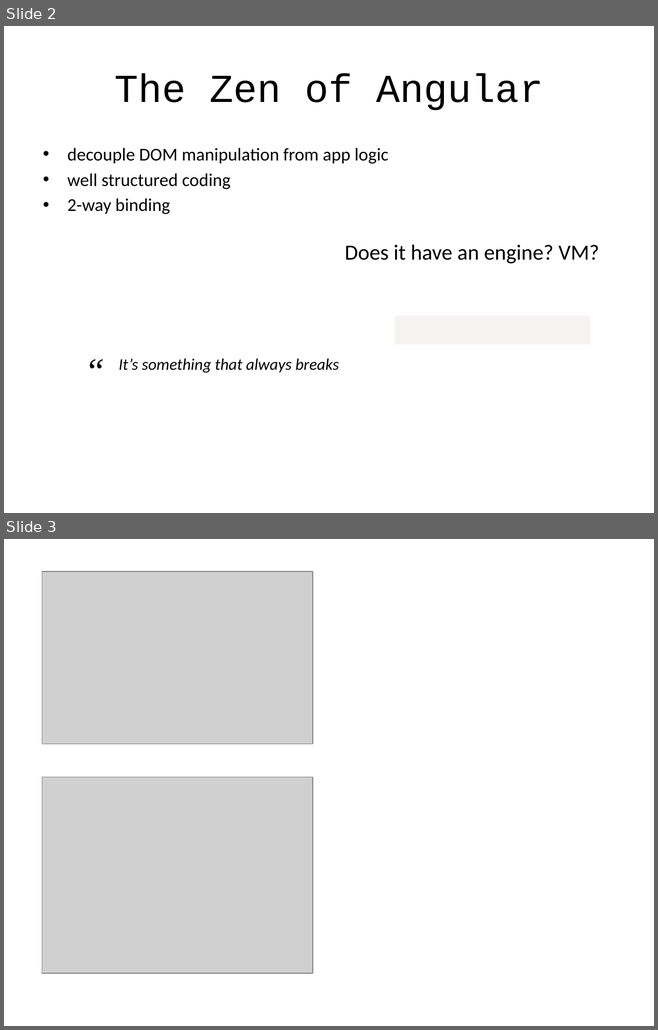
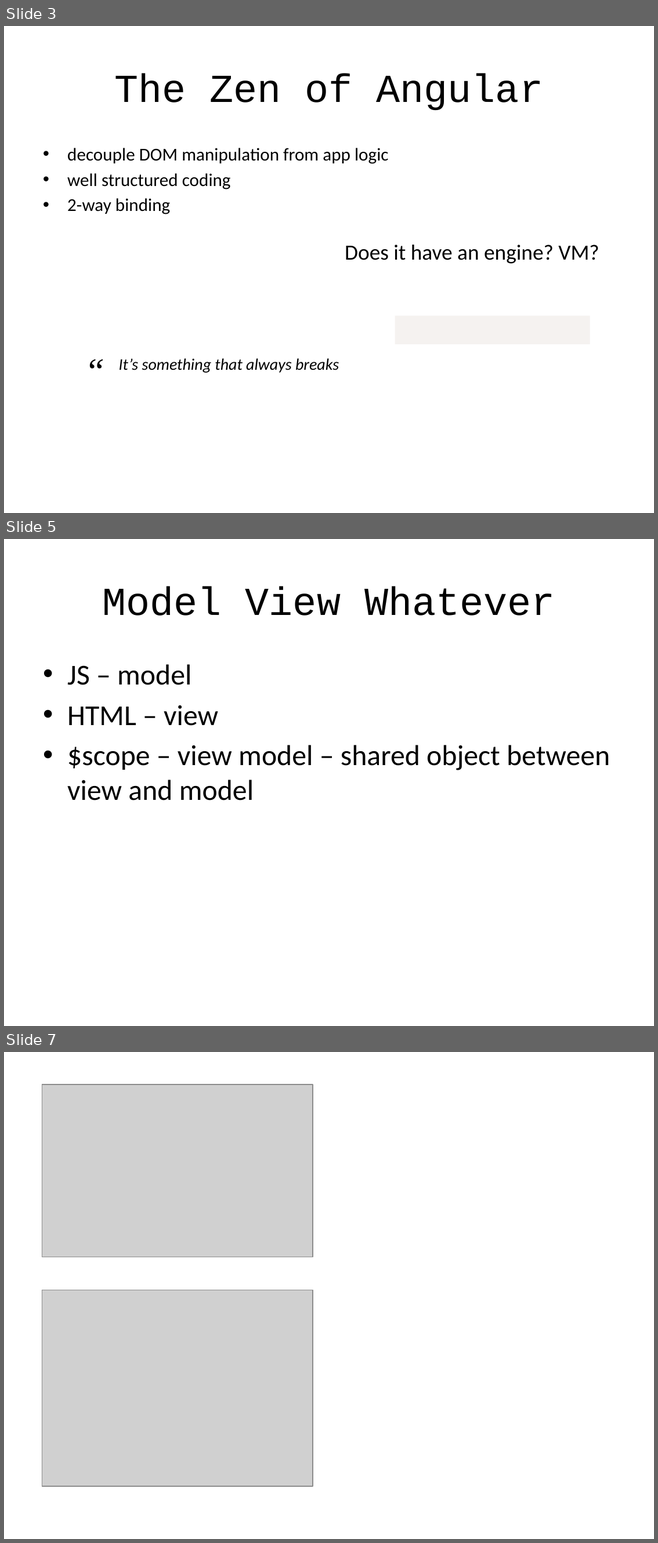
Before and after one commit to alexeymatveevp/angularjs-course, a slide deck: docs/01_ng_basics.pptx. Shown one above the other, each under a label of ours: slides 2 and 3 before the commit, slides 3, 5 and 7 after it; the slides between them are not shown. The pictures are 658x1030 and 658x1543 pixels, drawn with LibreOffice and Linux fonts; fonts in the diff are those of the drawing; grey boxes stand for pictures. Boxes give left, top, right and bottom in pixels: in the first picture for what was removed or moved away, otherwise in the second. Text is boxed around its words. In the diff, an @@ line names an element or a change of style, - is before the commit and + after.

```diff
--- a/docs/01_ng_basics.pptx
+++ b/docs/01_ng_basics.pptx
@@ slide 5 added at <box>4,539,654,1026</box>, background #FFFFFF @@
@@ title added at <box>102,586,554,616</box>, 44 pt, text #000000 @@
+Model View Whatever
@@ text added at <box>67,664,610,801</box>, 32 pt, text #000000 @@
+• JS – model
+• HTML – view
+• $scope – view model – shared object between view and model
@@ what was slide 2 is now slide 3 @@
@@ what was slide 3 is now slide 7 @@
```
Also in this commit, not shown: 15 slides changed, 2 other slides added.
